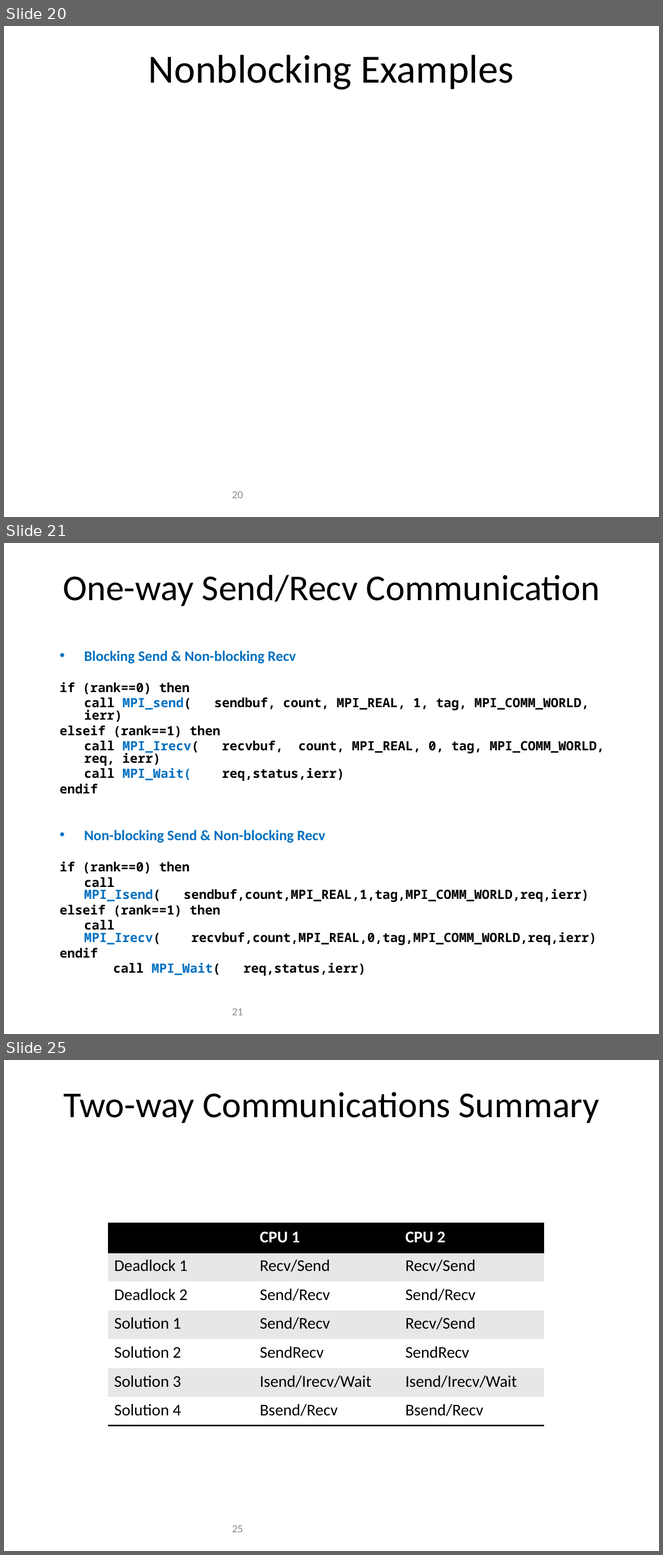
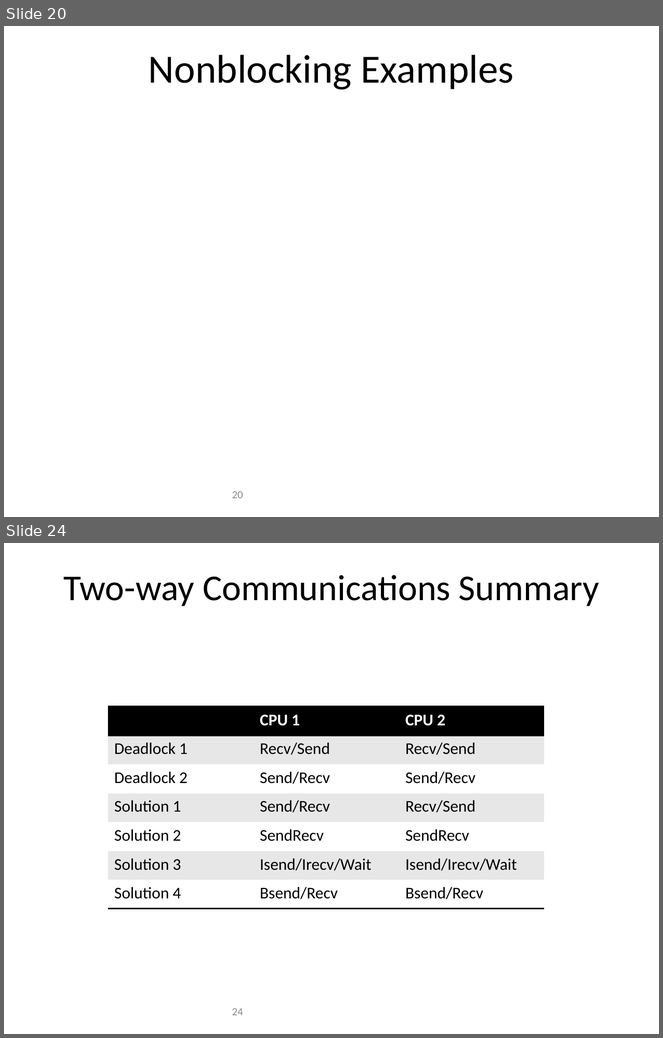
Before and after one commit to allenyllee/Parallel-Computing-Book, a slide deck: slides/MPI/MPI-point2point.pptx. Shown one above the other, each under a label of ours: slides 20, 21 and 25 before the commit, slides 20 and 24 after it; the slides between them are not shown. The pictures are 663x1555 and 663x1038 pixels, drawn with LibreOffice and Linux fonts; fonts in the diff are those of the drawing; background and template pictures are left out. Boxes give left, top, right and bottom in pixels: in the first picture for what was removed or moved away, otherwise in the second. Text is boxed around its words. In the diff, an @@ line names an element or a change of style, - is before the commit and + after.

```diff
--- a/slides/MPI/MPI-point2point.pptx
+++ b/slides/MPI/MPI-point2point.pptx
@@ slide 21 removed at [4, 543, 659, 1034], background #FFFFFF @@
@@ title removed at [63, 575, 600, 606] @@
-One-way Send/Recv Communication
@@ text removed at [60, 651, 605, 976] @@
-• Blocking Send & Non-blocking Recv
-if (rank==0) then
-call MPI_send( sendbuf, count, MPI_REAL, 1, tag, MPI_COMM_WORLD, ierr)
-elseif (rank==1) then
-call MPI_Irecv( recvbuf, count, MPI_REAL, 0, tag, MPI_COMM_WORLD, req, ierr)
-call MPI_Wait( req,status,ierr)
-endif
-• Non-blocking Send & Non-blocking Recv
-if (rank==0) then
-call MPI_Isend( sendbuf,count,MPI_REAL,1,tag,MPI_COMM_WORLD,req,ierr)
-elseif (rank==1) then
-call MPI_Irecv( recvbuf,count,MPI_REAL,0,tag,MPI_COMM_WORLD,req,ierr)
-endif
-call MPI_Wait( req,status,ierr)
@@ page number removed at [232, 1008, 243, 1016] @@
-21
@@ what was slide 25 is now slide 24 @@
@@ page number at [232, 1008, 243, 1016]: text changed @@
-25
+24
```
Also in this commit, not shown: 3 slides changed, 3 other files.
